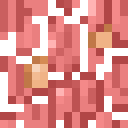
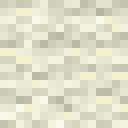
Two versions of the same layered image (128×128). Layer-by-layer changes:
added group "dream sheep fleece" with 2 layers above "dream leaves" over [0, 0, 128, 128]
added layer "Layer 33" (color, 22%) in group "dream sheep fleece" over [0, 0, 128, 128]
added layer "Layer 32" in group "dream sheep fleece" over [0, 0, 128, 128]
hid group "dream leaves" (3 layers) over [0, 0, 128, 128]
